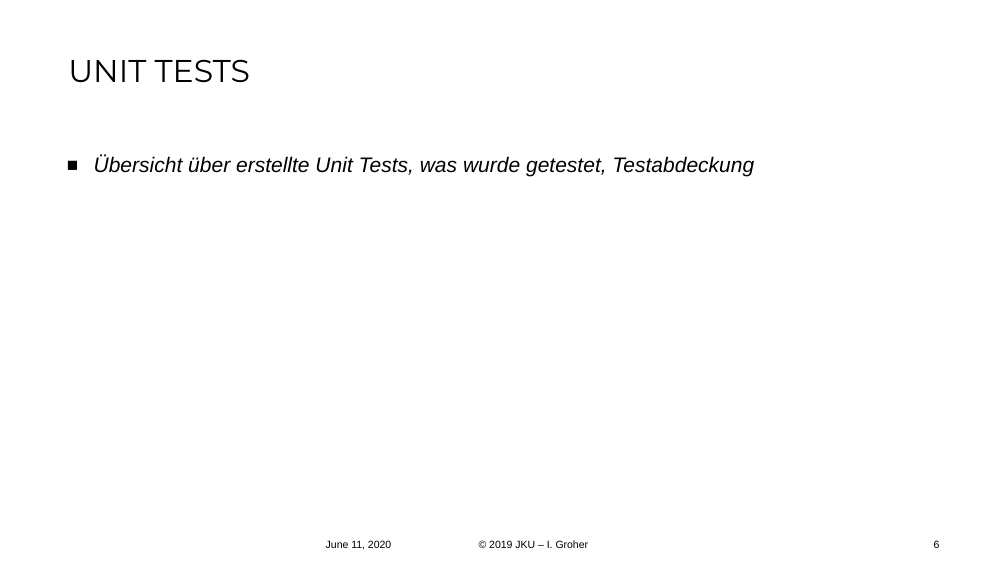
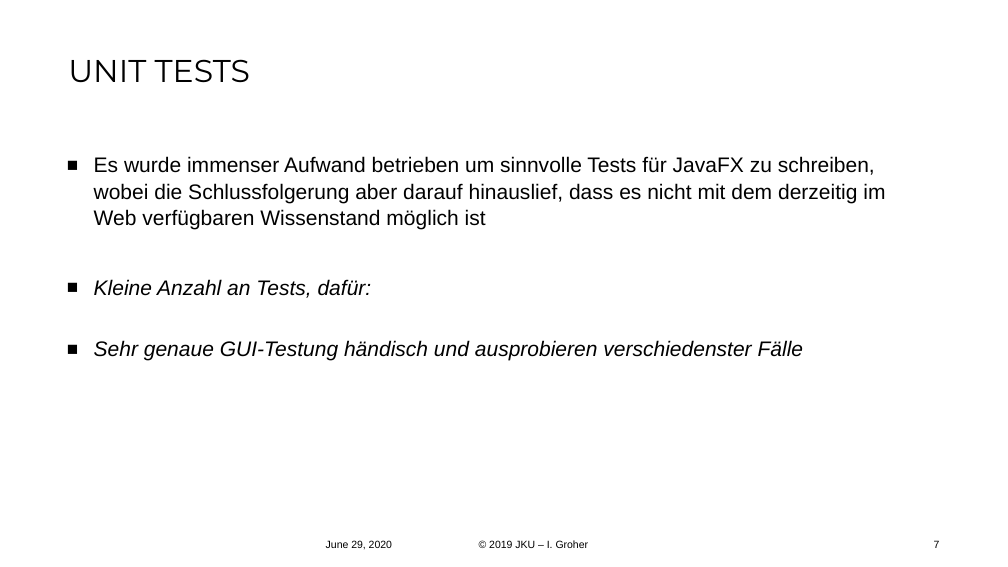
Before and after one commit to FireRedDev/TaskyCompanion, a slide deck: slide 7 of Release 3.pptx (slide 6 before the commit). Drawn at 1008x567 pixels with LibreOffice and Linux fonts; fonts in the diff are those of the drawing; background and template pictures are left out. Boxes give left, top, right and bottom in pixels: in the first picture for what was removed or moved away, otherwise in the second. Text is boxed around its words. In the diff, an @@ line names an element or a change of style, - is before the commit and + after.

```diff
--- a/Release 3.pptx
+++ b/Release 3.pptx
@@ text at [94, 156, 885, 361]: text changed; italic off @@
-■ Übersicht über erstellte Unit Tests, was wurde getestet, Testabdeckung
+■ Es wurde immenser Aufwand betrieben um sinnvolle Tests für JavaFX zu schreiben, wobei die Schlussfolgerung aber darauf hinauslief, dass es nicht mit dem derzeitig im Web verfügbaren Wissenstand möglich ist
+■ Kleine Anzahl an Tests, dafür:
+■ Sehr genaue GUI-Testung händisch und ausprobieren verschiedenster Fälle
@@ text at [326, 540, 392, 549]: text changed @@
-June 11, 2020
+June 29, 2020
@@ page number at [934, 540, 940, 548]: text changed @@
-6
+7
```
Also in this commit, not shown: 8 other slides changed, 2 slides added, 1 slide removed, 1 other file.
